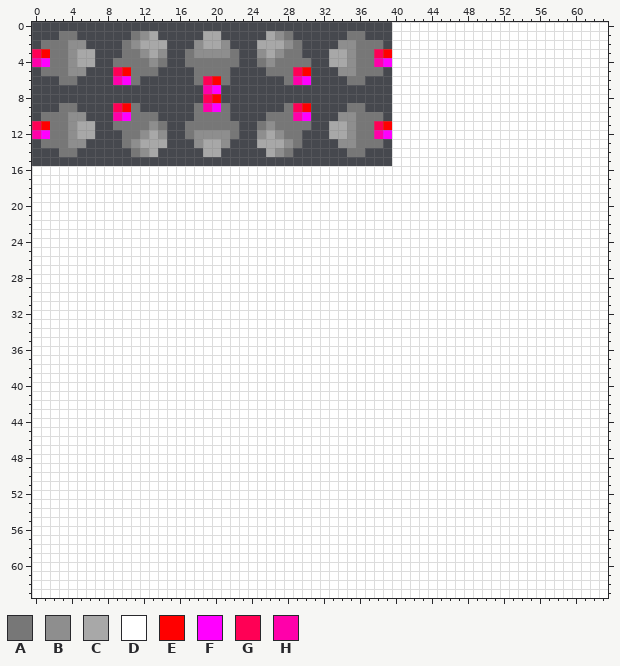
File history of a pixel-art sprite, public/ship.png. The picture above is the old version.
The file is 64x64 pixels. Colours within 5 levels of each other are drawn and written as one.
Palette (. is transparent): A #777777  B #8e8e8e  C #a8a8a8  D #ffffff  E #ff0000  F #ff00ff  G #ff0055  H #ff00aa
The same view after the edit:
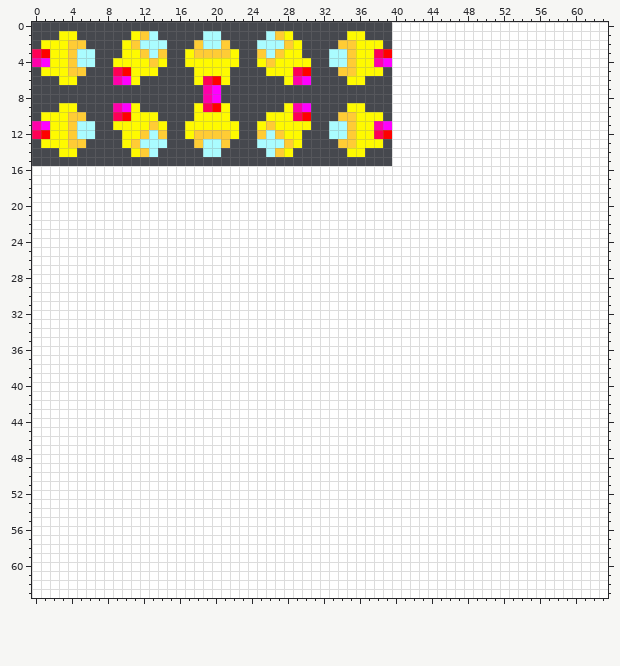
Diff:
colour A: #777777 -> #fffa00
colour B: #8e8e8e -> #ffcc35
colour C: #a8a8a8 -> #aafcff
Changed rows in their new state; - is a pixel that keeps its letter.
first column x 0:
 8 -------------------HF-------------------
 9 ---------HF--------GE--------HF---------
10 ---------GE------------------GE---------
11 HF------------------------------------HF
12 GE------------------------------------GE
Changed places in both pictures, as pixel boxes (x1, y1, x2, y2):
changed: (32, 31, 392, 157)
